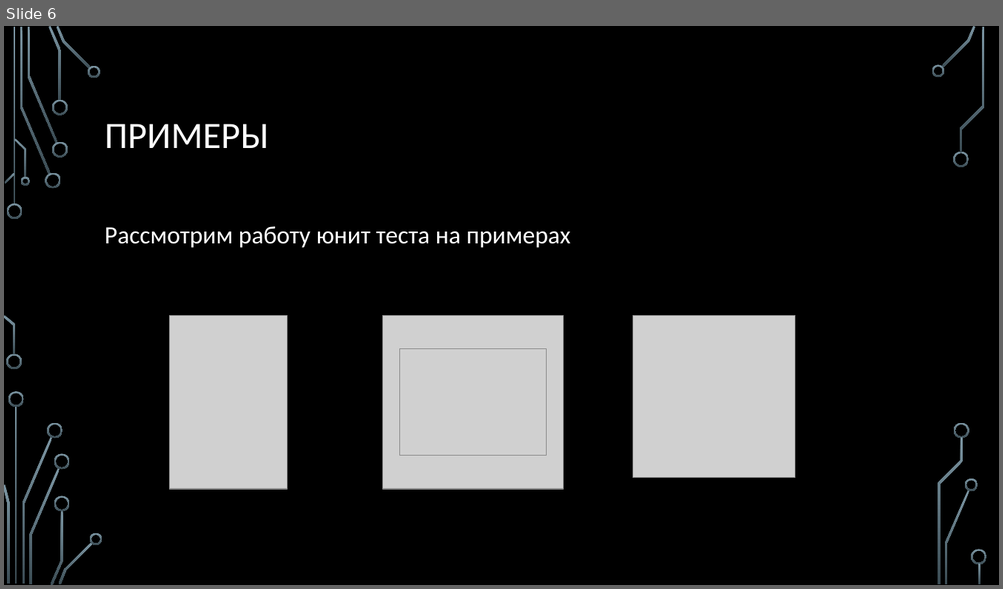
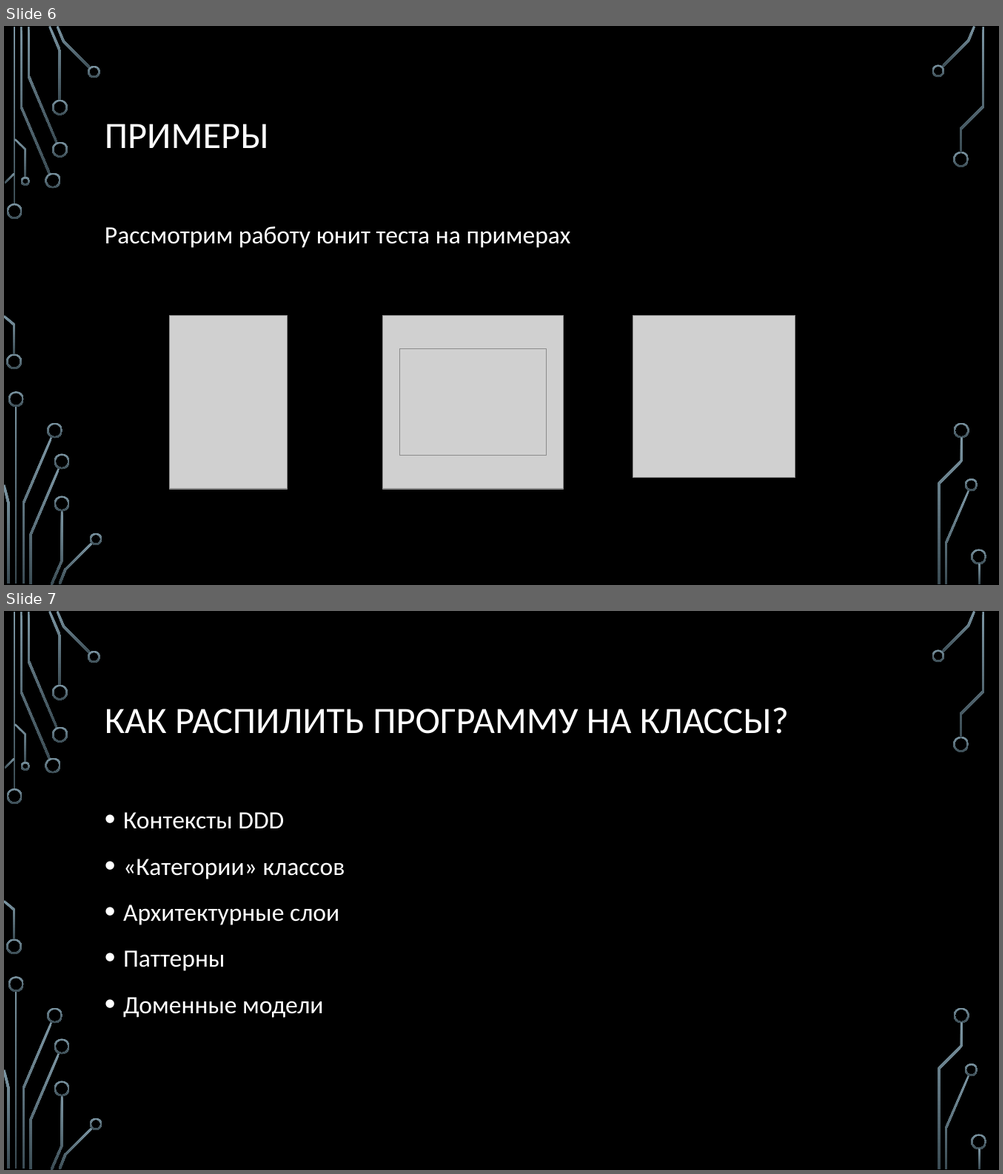
Before and after one commit to sergeyryskulov/Presentations, a slide deck: 04. Юнит тесты/Юнит тесты.pptx. Shown one above the other, each under a label of ours: slide 6 before the commit, slides 6 and 7 after it. The pictures are 1003x589 and 1003x1174 pixels, drawn with LibreOffice and Linux fonts; fonts in the diff are those of the drawing; grey boxes stand for pictures; background and template pictures are left out. Boxes give left, top, right and bottom in pixels: in the first picture for what was removed or moved away, otherwise in the second. Text is boxed around its words. In the diff, an @@ line names an element or a change of style, - is before the commit and + after.

```diff
--- a/04. Юнит тесты/Юнит тесты.pptx
+++ b/04. Юнит тесты/Юнит тесты.pptx
@@ slide 7 added at bbox=[4, 611, 999, 1170], background picture (left out); not listed: 36 template elements that a slide beside it also shows @@
@@ title added at bbox=[105, 707, 788, 734], 36 pt, text #FFFFFF @@
+КАК РАСПИЛИТЬ ПРОГРАММУ НА КЛАССЫ?
@@ text added at bbox=[123, 812, 345, 1018], 24 pt, text #FFFFFF @@
+• Контексты DDD
+• «Категории» классов
+• Архитектурные слои
+• Паттерны
+• Доменные модели
```
Also in this commit, not shown: 1 slide changed.
